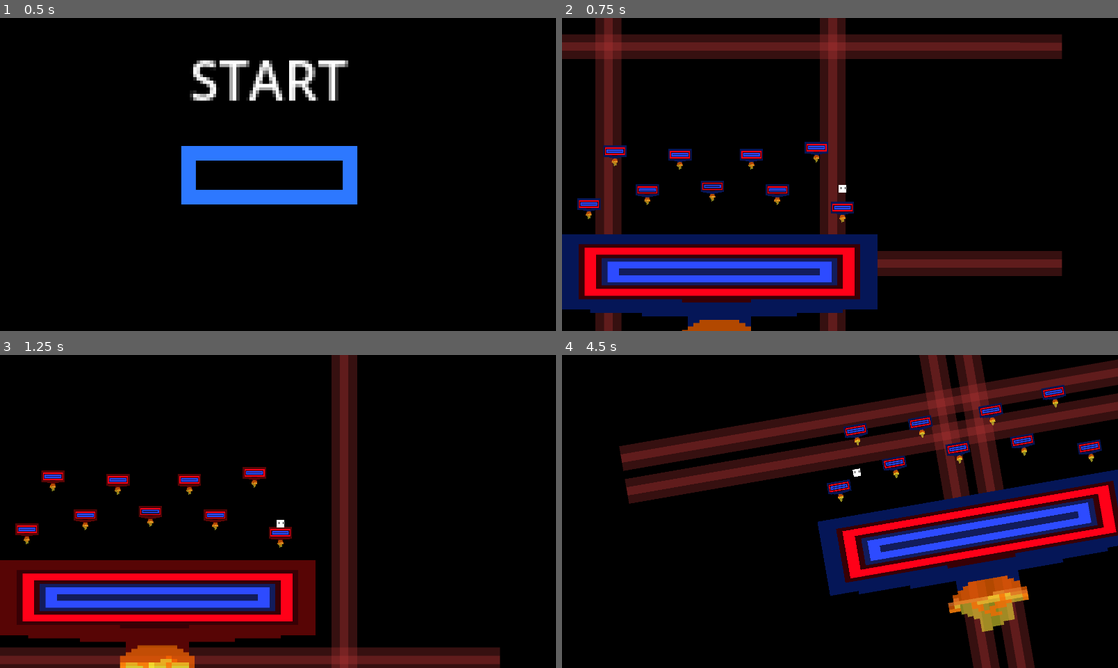
Above: before the commit, frames 1-4 (two rows, left to right).
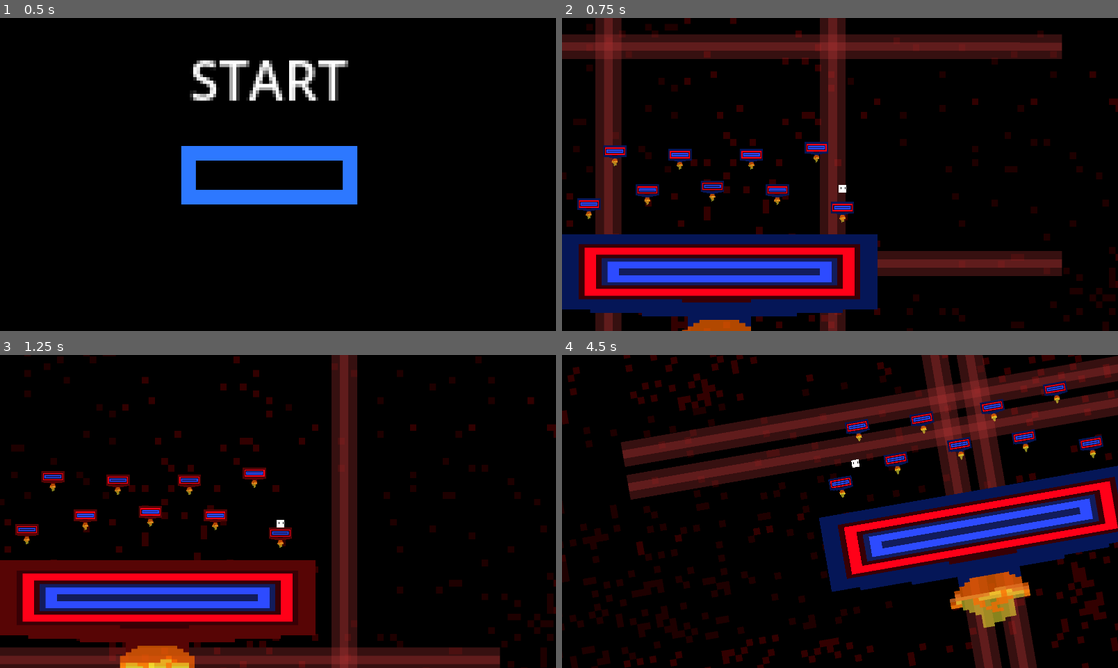
Above: after the commit, the same moments.

Repository: FireEntity1/rythm-2d-platformer
Game: Godot game, scene res://Scenes/Title.tscn
The game is run twice, just before and just after one commit, with the same random seed, the same clock (stepped at 60 frames per second) and the same inputs.
Inputs (mouse positions are in pixels of both pictures, inside the frame that each line leads up to):
- Up to frame 1 (0.5 s): no input
- Up to frame 2 (0.75 s): click (828, 187) at 0.5 s
- Up to frame 3 (1.25 s): no input
- Up to frame 4 (4.5 s): tap Enter (ui_accept) at 1.25, 1.52, 2.27, 3.77 s; hold Right (ui_right) 1.28-2.78 s; hold Left (ui_left) 2.78-3.53 s; hold Right (ui_right) from 3.53 s (still down)

Frame 1 is identical in both runs. In frame 2, 3.0% of the frame differs, in the area x 0-100%, y 0-100%; in frame 3, 4.4%; in frame 4, 26%.

Commit message:
More Mapping & Animated Background

Diff:
--- a/Scenes/Main.tscn
+++ b/Scenes/Main.tscn
@@ -1,6 +1,6 @@
-[gd_scene load_steps=91 format=3 uid="uid://cos3e41wxorb1"]
-
-[ext_resource type="Texture2D" uid="uid://cu2jiisuwepe" path="res://Sprites/Background.png" id="1_mivx2"]
+[gd_scene load_steps=98 format=3 uid="uid://cos3e41wxorb1"]
+
+[ext_resource type="Texture2D" uid="uid://dtrn12quy0rrj" path="res://background.png" id="1_mshfx"]
 [ext_resource type="Texture2D" uid="uid://f2seb0rdxcqp" path="res://Sprites/Screen wave.png" id="2_a37pa"]
 [ext_resource type="PackedScene" uid="uid://drw6nlss8ept" path="res://Scenes/Platform.tscn" id="3_7seoc"]
 [ext_resource type="Script" path="res://Scripts/Player.gd" id="4_80kjv"]
@@ -12,6 +12,56 @@
 [ext_resource type="AudioStream" uid="uid://d2gsh32ufv27d" path="res://Audio/Laser.mp3" id="10_4poid"]
 [ext_resource type="SpriteFrames" uid="uid://db5j28lmbhkr2" path="res://Scenes/Laser.tres" id="10_g37s4"]
 
+[sub_resource type="AtlasTexture" id="AtlasTexture_hfm1j"]
+atlas = ExtResource("1_mshfx")
+region = Rect2(0, 0, 160, 90)
+
+[sub_resource type="AtlasTexture" id="AtlasTexture_vejvc"]
+atlas = ExtResource("1_mshfx")
+region = Rect2(160, 0, 160, 90)
+
+[sub_resource type="AtlasTexture" id="AtlasTexture_u1tuq"]
+atlas = ExtResource("1_mshfx")
+region = Rect2(0, 0, 160, 90)
+
+[sub_resource type="AtlasTexture" id="AtlasTexture_pe8xt"]
+atlas = ExtResource("1_mshfx")
+region = Rect2(160, 0, 160, 90)
+
+[sub_resource type="AtlasTexture" id="AtlasTexture_kye16"]
+atlas = ExtResource("1_mshfx")
+region = Rect2(320, 0, 160, 90)
+
+[sub_resource type="AtlasTexture" id="AtlasTexture_7hbur"]
+atlas = ExtResource("1_mshfx")
+region = Rect2(480, 0, 160, 90)
+
+[sub_resource type="SpriteFrames" id="SpriteFrames_civoo"]
+animations = [{
+"frames": [{
+"duration": 1.0,
+"texture": SubResource("AtlasTexture_hfm1j")
+}, {
+"duration": 1.0,
+"texture": SubResource("AtlasTexture_vejvc")
+}, {
+"duration": 1.0,
+"texture": SubResource("AtlasTexture_u1tuq")
+}, {
+"duration": 1.0,
+"texture": SubResource("AtlasTexture_pe8xt")
+}, {
+"duration": 1.0,
+"texture": SubResource("AtlasTexture_kye16")
+}, {
+"duration": 1.0,
+"texture": SubResource("AtlasTexture_7hbur")
+}],
+"loop": true,
+"name": &"default",
+"speed": 3.4
+}]
+
 [sub_resource type="AtlasTexture" id="AtlasTexture_pgqh1"]
 atlas = ExtResource("2_a37pa")
 region = Rect2(0, 0, 160, 90)
@@ -454,7 +504,7 @@
 }]
 
 [sub_resource type="RectangleShape2D" id="RectangleShape2D_drtfg"]
-size = Vector2(212, 87.0001)
+size = Vector2(212.499, 88.4705)
 
 [sub_resource type="RectangleShape2D" id="RectangleShape2D_k1bd4"]
 size = Vector2(126, 127)
@@ -549,10 +599,11 @@
 [node name="Root" type="Node2D"]
 scale = Vector2(0.508741, 0.508741)
 
-[node name="BG" type="Sprite2D" parent="."]
+[node name="BG" type="AnimatedSprite2D" parent="."]
 position = Vector2(1236.39, 711.561)
 scale = Vector2(63.3665, -65.5558)
-texture = ExtResource("1_mivx2")
+sprite_frames = SubResource("SpriteFrames_civoo")
+autoplay = "default"
 
 [node name="BGLaser1" type="AnimatedSprite2D" parent="BG"]
 modulate = Color(1, 1, 1, 0.560784)
@@ -612,7 +663,8 @@
 autoplay = "no move"
 
 [node name="PlatformCollision" type="CollisionShape2D" parent="Platform"]
-position = Vector2(539, 717)
+position = Vector2(538.751, 716.265)
+scale = Vector2(1, 1)
 shape = SubResource("RectangleShape2D_drtfg")
 
 [node name="MusicPlayer" type="AudioStreamPlayer2D" parent="."]
--- a/Scenes/Platform.tscn
+++ b/Scenes/Platform.tscn
@@ -39,7 +39,7 @@
 }]
 
 [sub_resource type="RectangleShape2D" id="RectangleShape2D_6c8bh"]
-size = Vector2(182.814, 88.2285)
+size = Vector2(182.814, 89.9566)
 
 [node name="Node2D" type="Node2D"]
 
@@ -54,6 +54,6 @@
 autoplay = "default"
 
 [node name="PlatformCollision" type="CollisionShape2D" parent="Platform"]
-position = Vector2(522.786, 718.811)
+position = Vector2(524.31, 717.956)
 scale = Vector2(0.95044, 0.950441)
 shape = SubResource("RectangleShape2D_6c8bh")
--- a/Scripts/Obstacles.gd
+++ b/Scripts/Obstacles.gd
@@ -160,6 +160,80 @@
 	laserFireM(152)
 	laserFireR(154)
 	laserFireH(154)
+	laserFireL(156)
+	laserFireB(156)
+	laserFire(158)
+	laserFireH(158)
+	laserFireL(160)
+	laserFireR(160)
+	laserFireH(160)
+	#Buildup 2
+	laserFireL(162)
+	laserFireR(163)
+	laserFire(164)
+	laserFireH(165)
+	laserFireB(166)
+	laserFireL(167)
+	laserFireR(168)
+	laserFire(169)
+	laserFireM(170)
+	laserFireL(171)
+	laserFireR(172)
+	laserFire(173)
+	laserFireM(174)
+	laserFireH(175)
+	laserFireR(176)
+	laserFire(177)
+	laserFireL(178)
+	laserFireM(179)
+	laserFireH(180)
+	laserFire(181)
+	laserFireB(182)
+	laserFireL(183)
+	laserFire(184)
+	laserFireR(185)
+	laserFireB(186)
+	laserFireM(187)
+	laserFireH(188)
+	laserFireL(189)
+	laserFire(190)
+	laserFireM(191)
+	laserFireR(192)
+	#DROP 2
+	laserFire(193)
+	laserFireL(194)
+	laserFireR(195)
+	laserFireM(196)
+	laserFireB(197)
+	laserFireH(198)
+	laserFireL(199)
+	laserFire(200)
+	laserFireM(201)
+	laserFireR(202)
+	laserFire(203)
+	laserFireL(204)
+	laserFireB(205)
+	laserFireM(206)
+	laserFireH(207)
+	laserFireL(208)
+	laserFire(209)
+	laserFireR(210)
+	laserFireH(211)
+	laserFireM(212)
+	laserFireB(213)
+	laserFire(214)
+	laserFireL(215)
+	laserFireR(216)
+	laserFireM(217)
+	laserFireB(218)
+	laserFireH(219)
+	laserFireL(220)
+	laserFire(221)
+	laserFireM(222)
+	laserFireR(223)
+	laserFire(224)
+	laserFireL(225)
+
 
 
 func laserFire(firebeat):
Binary file changed: background.aseprite
Binary file added: background.png
Not shown, added: background.png.import
